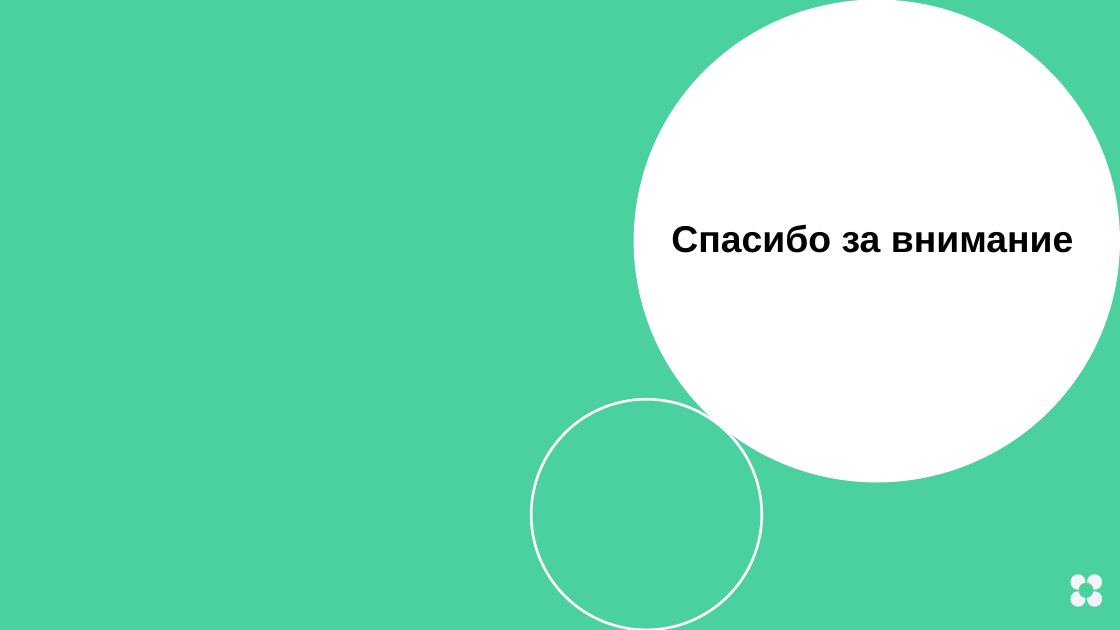
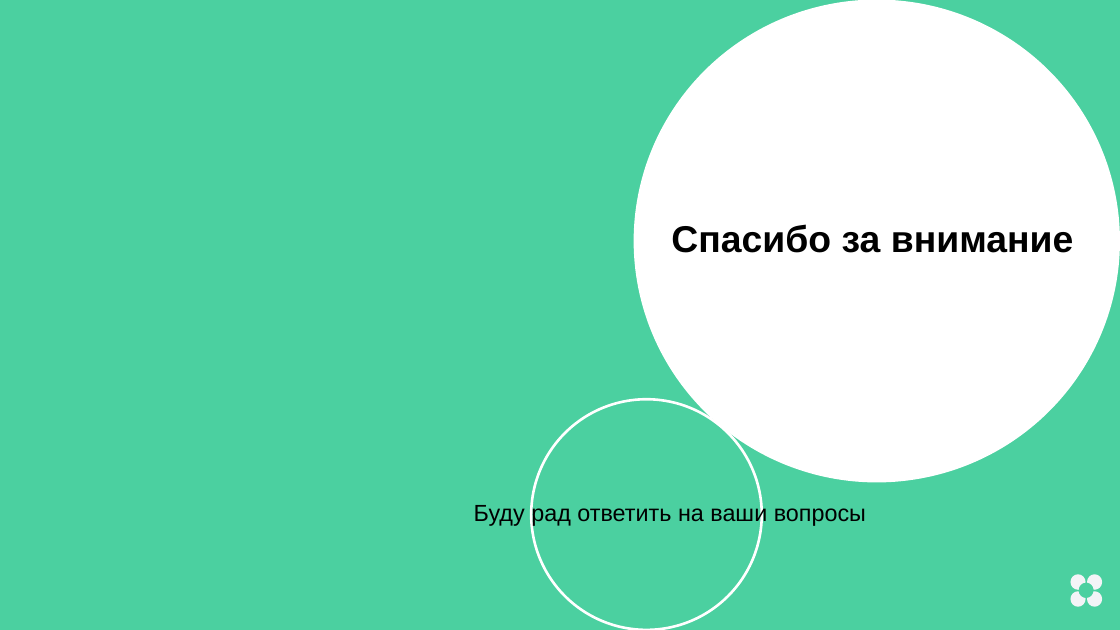
Before and after one commit to AlekseiChumachenko/diploma_dsu_34, a slide deck: slide 26 of Дипломный проект.pptx (slide 25 before the commit). Drawn at 1120x630 pixels with LibreOffice and Linux fonts; fonts in the diff are those of the drawing. Boxes give left, top, right and bottom in pixels: in the first picture for what was removed or moved away, otherwise in the second. Text is boxed around its words. In the diff, an @@ line names an element or a change of style, - is before the commit and + after.

```diff
--- a/Дипломный проект.pptx
+++ b/Дипломный проект.pptx
@@ text added at (474, 502, 866, 526), 20 pt, text #000000 @@
+Буду рад ответить на ваши вопросы
```
Also in this commit, not shown: 1 slide added.
